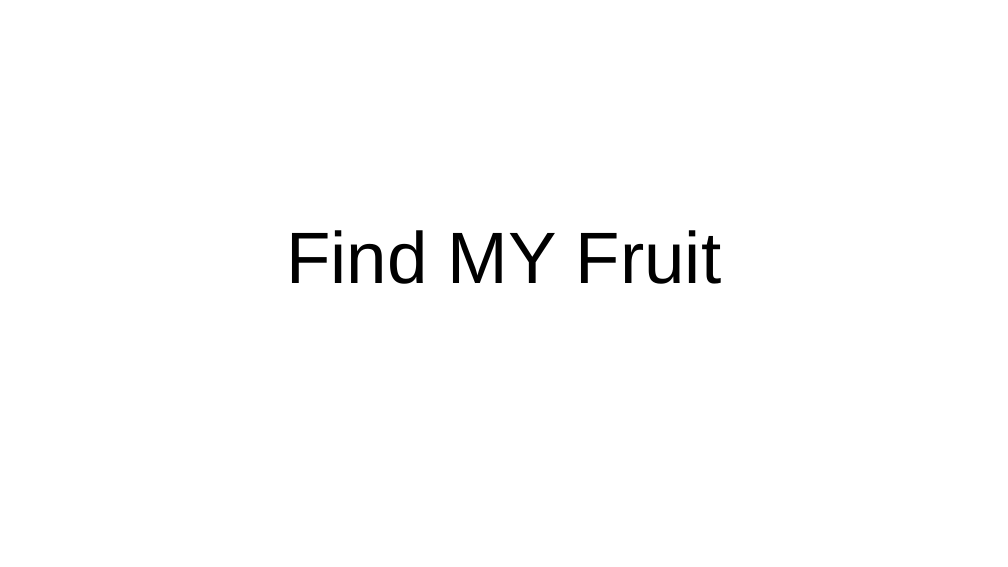
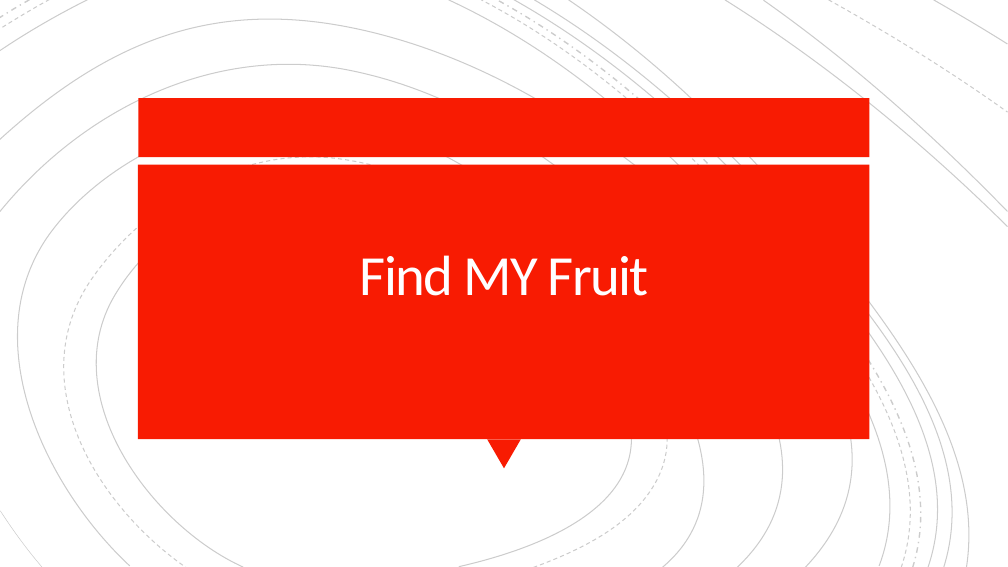
Before and after one commit to KatieThompson704/play-with-your-food, a slide deck: slide 1 of find-my-fruit_project1_HunterKatie.pptx. Drawn at 1008x567 pixels with LibreOffice and Linux fonts; fonts in the diff are those of the drawing. Boxes give left, top, right and bottom in pixels: in the first picture for what was removed or moved away, otherwise in the second. Text is boxed around its words. In the diff, an @@ line names an element or a change of style, - is before the commit and + after.

```diff
--- a/find-my-fruit_project1_HunterKatie.pptx
+++ b/find-my-fruit_project1_HunterKatie.pptx
@@ group added at box(0, 0, 1008, 567): 19 freeform shapes @@
@@ rectangle added at box(138, 98, 869, 157), fill #F81B02 @@
@@ rectangle added at box(138, 164, 870, 438), fill #F81B02 @@
@@ title "Find MY Fruit": place and size @@
-title "Find MY Fruit" at box(286, 230, 721, 284)
+title "Find MY Fruit" at box(360, 255, 649, 296)
@@ title "Find MY Fruit" at box(360, 255, 649, 296): size 52 to 40.5 pt, font Arial to Calibri, text colour #000000 to #FFFEFF, letter spacing 0 to -1.1 pt; line spacing 1 to 0.8 @@
@@ triangle added at box(487, 439, 520, 469), fill #F81B02 @@
```
Also in this commit, not shown: 8 other slides changed, 2 other files.
